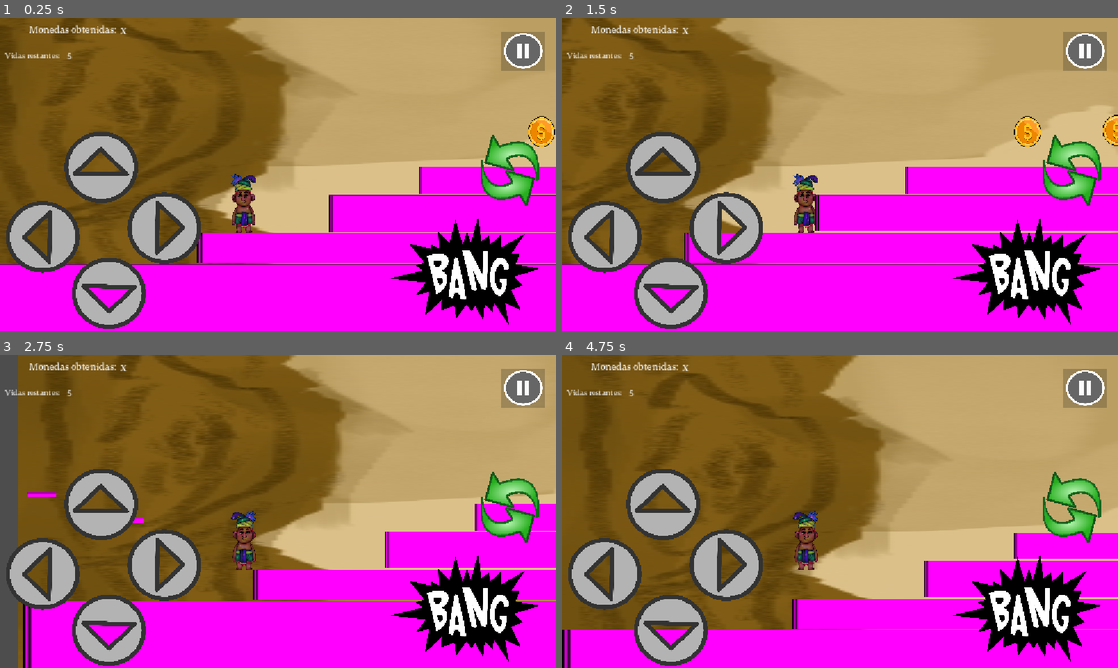
Above: before the commit, frames 1-4 (two rows, left to right).
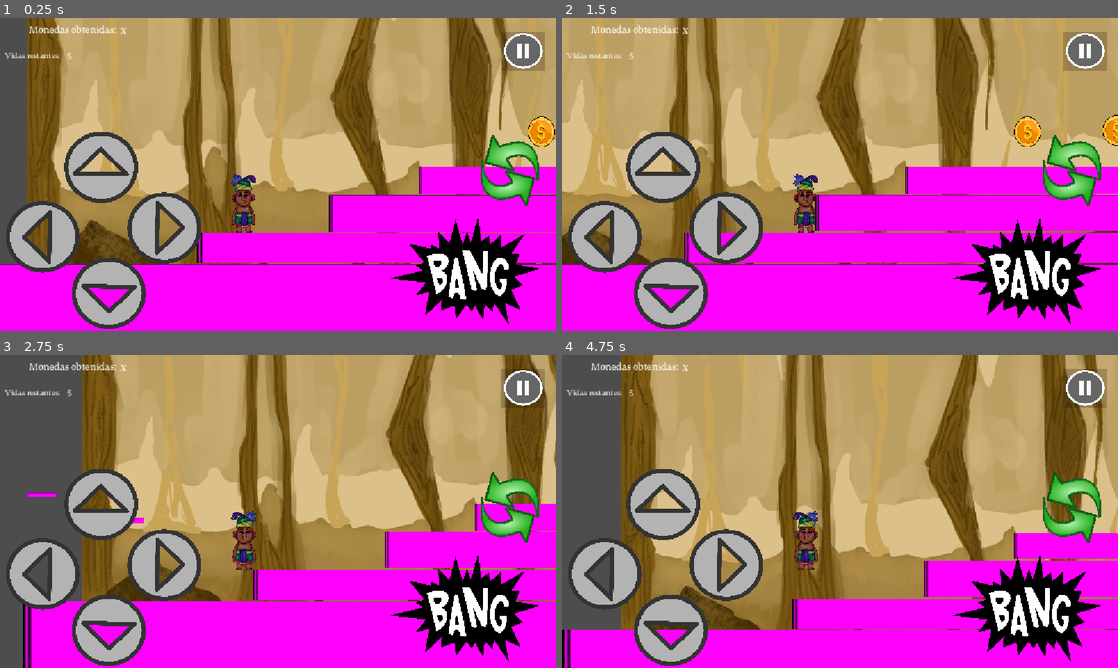
Above: after the commit, the same moments.

Repository: Kevincamelo5/Sacbe
Game: Godot game, scene res://niveles/nivel1/nivel1_parte1.tscn
The game is run twice, just before and just after one commit, with the same random seed, the same clock (stepped at 60 frames per second) and the same inputs. This scene is started directly instead of the project's main scene. Sound files missing from this copy of the repository are replaced by a short silence.
Inputs (mouse positions are in pixels of both pictures, inside the frame that each line leads up to):
- Up to frame 1 (0.25 s): no input
- Up to frame 2 (1.5 s): tap Enter at 0.5 s; move the mouse to (962, 158) at 0.52 s; hold S (agacharse) 0.53-1.28 s; hold D (derecha) from 0.53 s (still down); click (962, 158) at 0.67 s; tap W (saltar) at 0.77 s; move the mouse to (728, 190) at 1.27 s; tap Tab (cambiar_objeto) at 1.35 s
- Up to frame 3 (2.75 s): tap W (saltar) at 1.52 s; move the mouse to (333, 442) at 2.02 s; release D (derecha) at 2.03 s; hold A (izquierda) from 2.03 s (still down); hold F (usar_objeto) from 2.03 s (still down)
- Up to frame 4 (4.75 s): move the mouse to (812, 574) at 2.77 s; release A (izquierda) at 2.78 s; release F (usar_objeto) at 2.78 s; hold D (derecha) 2.78-4.28 s; tap R at 2.85 s; click (812, 574) at 2.92 s; tap W (saltar) at 3.02, 3.77, 4.52 s; move the mouse to (1006, 558) at 3.52 s; hold S (agacharse) 3.53-4.28 s; tap P (pausa) at 4.15 s; tap Space at 4.25 s; move the mouse to (673, 464) at 4.27 s; hold A (izquierda) from 4.28 s (still down); tap Tab (cambiar_objeto) at 4.35 s

The runs differ from the first frame. In frame 1, 36% of the frame differs, in the area x 0-100%, y 0-79%; in frame 2, 32%; in frame 3, 40%; in frame 4, 44%, in the area x 0-100%, y 0-88%.

Commit message:
correccion de direcciones al boton regresar

Diff:
--- a/interfaz/menus/menu_pausa.tscn
+++ b/interfaz/menus/menu_pausa.tscn
@@ -27,7 +27,7 @@
 
 func _on_guardar_y_salir_pressed() -> void:
 	get_tree().paused = false
-	get_tree().change_scene_to_file(\"res://mapa/Menu/menu_principal.tscn\")
+	get_tree().change_scene_to_file(\"res://interfaz/menus/menu_principal.tscn\")
 	pass # Replace with function body.
 
 func _input(event: InputEvent) -> void:
@@ -39,11 +39,11 @@
 	print(\"reiniciando...\")
 "
 
-[node name="MenuPausa" type="CanvasLayer"]
+[node name="MenuPausa" type="CanvasLayer" unique_id=1774867333]
 process_mode = 3
 script = SubResource("GDScript_db4q2")
 
-[node name="ColorRect" type="ColorRect" parent="."]
+[node name="ColorRect" type="ColorRect" parent="." unique_id=289865368]
 anchors_preset = 15
 anchor_right = 1.0
 anchor_bottom = 1.0
@@ -51,7 +51,7 @@
 grow_vertical = 2
 color = Color(0.184314, 0.184314, 0.184314, 0.709804)
 
-[node name="VBoxContainer" type="VBoxContainer" parent="ColorRect"]
+[node name="VBoxContainer" type="VBoxContainer" parent="ColorRect" unique_id=103466585]
 layout_mode = 1
 anchors_preset = 8
 anchor_left = 0.5
@@ -65,22 +65,22 @@
 grow_horizontal = 2
 grow_vertical = 2
 
-[node name="continuar" type="Button" parent="ColorRect/VBoxContainer"]
+[node name="continuar" type="Button" parent="ColorRect/VBoxContainer" unique_id=536357235]
 layout_mode = 2
 theme_override_fonts/font = ExtResource("1_jd2x8")
 text = "Continuar"
 
-[node name="reinciar" type="Button" parent="ColorRect/VBoxContainer"]
+[node name="reinciar" type="Button" parent="ColorRect/VBoxContainer" unique_id=1896810298]
 layout_mode = 2
 theme_override_fonts/font = ExtResource("1_jd2x8")
 text = "Reiniciar"
 
-[node name="guardar y salir" type="Button" parent="ColorRect/VBoxContainer"]
+[node name="guardar y salir" type="Button" parent="ColorRect/VBoxContainer" unique_id=667589493]
 layout_mode = 2
 theme_override_fonts/font = ExtResource("1_jd2x8")
 text = "Regresar Menú Principal"
 
 [connection signal="pressed" from="ColorRect/VBoxContainer/continuar" to="." method="_on_continuar_pressed"]
+[connection signal="pressed" from="ColorRect/VBoxContainer/reinciar" to="." method="_on_reinciar_pressed"]
 [connection signal="pressed" from="ColorRect/VBoxContainer/reinciar" to="." method="_on_continuar_pressed"]
-[connection signal="pressed" from="ColorRect/VBoxContainer/reinciar" to="." method="_on_reinciar_pressed"]
 [connection signal="pressed" from="ColorRect/VBoxContainer/guardar y salir" to="." method="_on_guardar_y_salir_pressed"]
--- a/interfaz/pantallas/creditos.gd
+++ b/interfaz/pantallas/creditos.gd
@@ -2,5 +2,5 @@
 
 
 func _on_button_pressed() -> void:
-	get_tree().change_scene_to_file("res://mapa/Menu/menu_principal.tscn")
+	get_tree().change_scene_to_file("res://interfaz/menus/menu_principal.tscn")
 	pass # Replace with function body.
--- a/interfaz/pantallas/creditos.tscn
+++ b/interfaz/pantallas/creditos.tscn
@@ -1,9 +1,9 @@
-[gd_scene load_steps=3 format=3 uid="uid://d22dp6yssgai1"]
+[gd_scene format=3 uid="uid://d22dp6yssgai1"]
 
 [ext_resource type="Script" uid="uid://ccjngjjbm404i" path="res://interfaz/pantallas/creditos.gd" id="1_ilafw"]
 [ext_resource type="Texture2D" uid="uid://cvvdksictpxo6" path="res://activos/arte/fondo menús ajenos.jpg" id="2_7flbs"]
 
-[node name="Creditos" type="Control"]
+[node name="Creditos" type="Control" unique_id=121923054]
 layout_mode = 3
 anchors_preset = 15
 anchor_right = 1.0
@@ -12,7 +12,7 @@
 grow_vertical = 2
 script = ExtResource("1_ilafw")
 
-[node name="ColorRect" type="ColorRect" parent="."]
+[node name="ColorRect" type="ColorRect" parent="." unique_id=1164437517]
 layout_mode = 1
 anchors_preset = -1
 anchor_left = 0.00434028
@@ -23,7 +23,7 @@
 grow_vertical = 2
 metadata/_edit_use_anchors_ = true
 
-[node name="TextureRect" type="TextureRect" parent="."]
+[node name="TextureRect" type="TextureRect" parent="." unique_id=498701869]
 layout_mode = 1
 anchors_preset = -1
 anchor_left = -0.33333334
@@ -40,7 +40,7 @@
 expand_mode = 1
 metadata/_edit_use_anchors_ = true
 
-[node name="ListaDeCreditos" type="VBoxContainer" parent="."]
+[node name="ListaDeCreditos" type="VBoxContainer" parent="." unique_id=731320102]
 layout_mode = 1
 anchors_preset = 13
 anchor_left = 0.5
@@ -52,7 +52,7 @@
 grow_horizontal = 2
 grow_vertical = 2
 
-[node name="TextEdit" type="TextEdit" parent="."]
+[node name="TextEdit" type="TextEdit" parent="." unique_id=1106949560]
 layout_mode = 0
 anchor_left = 0.14583333
 anchor_top = 0.040123455
@@ -98,7 +98,7 @@
 "
 metadata/_edit_use_anchors_ = true
 
-[node name="VBoxContainer2" type="VBoxContainer" parent="."]
+[node name="VBoxContainer2" type="VBoxContainer" parent="." unique_id=1164773340]
 layout_mode = 1
 anchors_preset = 3
 anchor_left = 1.0
@@ -110,10 +110,52 @@
 grow_horizontal = 0
 grow_vertical = 0
 
-[node name="Button" type="Button" parent="VBoxContainer2"]
+[node name="Button" type="Button" parent="VBoxContainer2" unique_id=1320669250]
 layout_mode = 2
 size_flags_horizontal = 4
 size_flags_vertical = 8
 text = "Menú Principal"
 
+[node name="Reconocimiento" type="Label" parent="." unique_id=1687575313]
+layout_mode = 0
+offset_right = 40.0
+offset_bottom = 23.0
+text = "Creditos:
+Desarrollado por  prestadores del servicio social UADY-UMT.
+
+Dirección y producción
+Director del juego:
+Productor ejecutivo:
+Gionista: Kevin Leandro Camelo Suaste
+
+Diseño y programación
+Diseñador principal:
+Programación del gameplay:
+Progrmación de interfaz:
+
+Arte y Animación
+Director de arte:
+Artista de personajes:  Tania Miranda.
+Artista de escenarios:  Tania Miranda.
+Animación 2D:  Tania Miranda.
+
+Músca y sonido
+Compositor:
+mystical-flute-ritual-instrumental-399259: Paijo_G.
+Diseño de sonido:
+
+QA y pruebas
+Tester líder:
+Testers:
+
+Agradecimientos Especiales
+
+Herramientas
+Desarrollado en Godot Engine,
+Graficos creados con Krita y ...
+
+2026 Servicio Social UADY-UMT.
+
+"
+
 [connection signal="pressed" from="VBoxContainer2/Button" to="." method="_on_button_pressed"]
--- a/interfaz/pantallas/en_construccion.gd
+++ b/interfaz/pantallas/en_construccion.gd
@@ -2,5 +2,5 @@
 
 
 func _on_menu_principal_pressed() -> void:
-	get_tree().change_scene_to_file("res://mapa/Menu/menu_principal.tscn")
+	get_tree().change_scene_to_file("res://interfaz/menus/menu_principal.tscn")
 	pass # Replace with function body.
--- a/niveles/nivel1/nivel1_parte1.tscn
+++ b/niveles/nivel1/nivel1_parte1.tscn
@@ -93,8 +93,39 @@
 script = ExtResource("1_iy3o0")
 
 [node name="Sprite2D" type="Sprite2D" parent="." unique_id=35196844]
-position = Vector2(7767.0005, 135)
-scale = Vector2(9.4244795, 1.2752315)
+position = Vector2(-187, 104)
+texture = ExtResource("1_r5pcl")
+
+[node name="Sprite2D2" type="Sprite2D" parent="." unique_id=1993551908]
+position = Vector2(1748, 150)
+texture = ExtResource("1_r5pcl")
+
+[node name="Sprite2D3" type="Sprite2D" parent="." unique_id=2146802324]
+position = Vector2(3677, 148)
+texture = ExtResource("1_r5pcl")
+
+[node name="Sprite2D4" type="Sprite2D" parent="." unique_id=128930828]
+position = Vector2(5605, 148)
+texture = ExtResource("1_r5pcl")
+
+[node name="Sprite2D5" type="Sprite2D" parent="." unique_id=243096188]
+position = Vector2(7538, 153)
+texture = ExtResource("1_r5pcl")
+
+[node name="Sprite2D6" type="Sprite2D" parent="." unique_id=1954857670]
+position = Vector2(9471, 148)
+texture = ExtResource("1_r5pcl")
+
+[node name="Sprite2D7" type="Sprite2D" parent="." unique_id=2089953218]
+position = Vector2(11394, 133)
+texture = ExtResource("1_r5pcl")
+
+[node name="Sprite2D8" type="Sprite2D" parent="." unique_id=1437959543]
+position = Vector2(13312, 133)
+texture = ExtResource("1_r5pcl")
+
+[node name="Sprite2D9" type="Sprite2D" parent="." unique_id=1273723359]
+position = Vector2(15230, 128)
 texture = ExtResource("1_r5pcl")
 
 [node name="AudioStreamPlayer" type="AudioStreamPlayer" parent="." unique_id=252242202]
@@ -112,6 +143,7 @@
 [node name="piso" type="CollisionShape2D" parent="pisos" unique_id=1219876204]
 position = Vector2(181.875, 1289)
 shape = SubResource("RectangleShape2D_utin6")
+metadata/_edit_group_ = true
 
 [node name="vpiso" type="Sprite2D" parent="pisos" unique_id=1616143121]
 position = Vector2(181.5, 1282.9999)
@@ -288,7 +320,7 @@
 shape = SubResource("RectangleShape2D_fc766")
 
 [node name="techo" type="CollisionShape2D" parent="pisos" unique_id=1736847932]
-position = Vector2(7824, 45)
+position = Vector2(7824, 148)
 shape = SubResource("RectangleShape2D_gdf5k")
 
 [node name="piso21" type="CollisionShape2D" parent="pisos" unique_id=1150887320]
Not shown: 1 places in interfaz/menus/menu_pausa.tscn that only renumber resources
